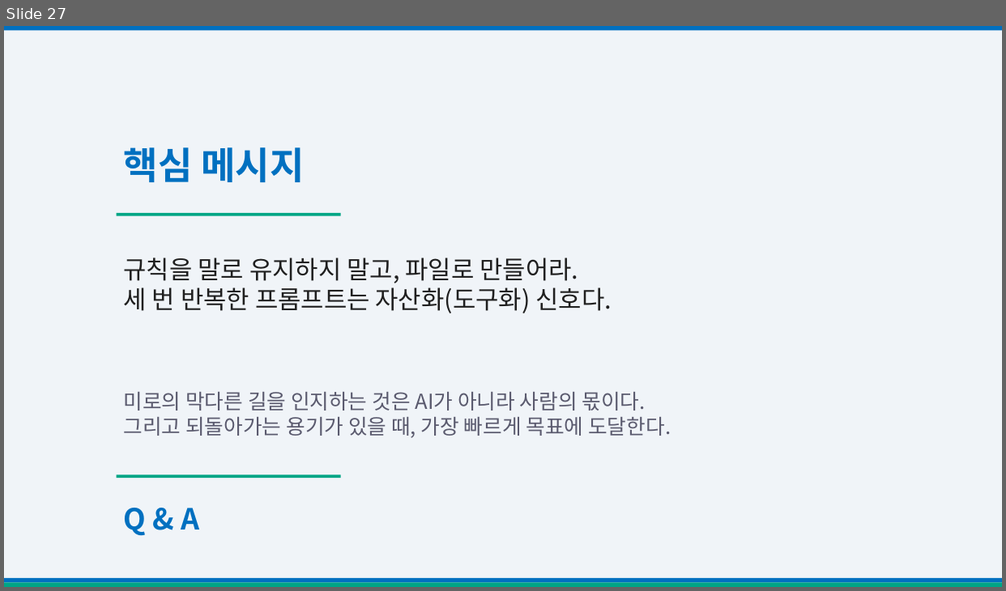
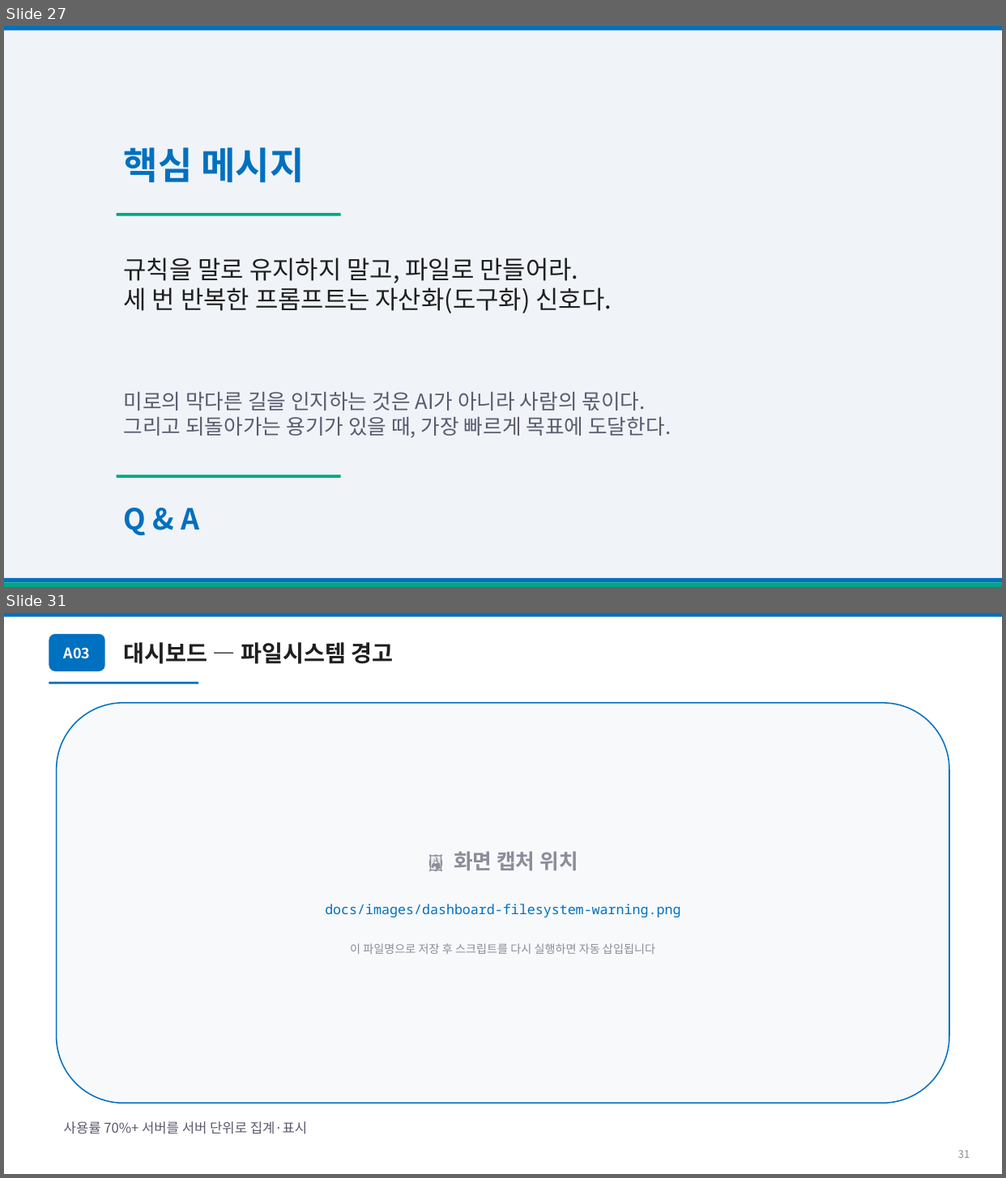
Before and after one commit to youngjaeseo-git/firstTest, a slide deck: docs/retrospective-presentation.pptx. Shown one above the other, each under a label of ours: slide 27 before the commit, slides 27 and 31 after it; the slides between them are not shown. The pictures are 1006x591 and 1006x1178 pixels, drawn with LibreOffice and Linux fonts; fonts in the diff are those of the drawing. Boxes give left, top, right and bottom in pixels: in the first picture for what was removed or moved away, otherwise in the second. Text is boxed around its words. In the diff, an @@ line names an element or a change of style, - is before the commit and + after.

```diff
--- a/docs/retrospective-presentation.pptx
+++ b/docs/retrospective-presentation.pptx
@@ slide 31 added at (4, 613, 1002, 1174), background #FFFFFF @@
@@ rectangle added at (4, 613, 1002, 617), fill #0070C0 @@
@@ rounded rectangle added at (49, 634, 105, 671), fill #0070C0, 14 pt, text #FFFFFF, bold @@
+A03
@@ text added at (124, 642, 393, 664), 22 pt, text #1F1F1F, bold @@
+대시보드 — 파일시스템 경고
@@ rectangle added at (49, 682, 198, 684), fill #0070C0 @@
@@ rounded rectangle added at (57, 703, 949, 1103), fill #F8F9FB, outline #0070C0 1.2 pt @@
@@ text added at (454, 851, 577, 871), 20 pt, text #8C8C9A, bold @@
+🖼 화면 캡처 위치
@@ text added at (325, 904, 680, 918), 13 pt, text #0070C0 @@
+docs/images/dashboard-filesystem-warning.png
@@ text added at (350, 943, 655, 954), 11 pt, text #8C8C9A @@
+이 파일명으로 저장 후 스크립트를 다시 실행하면 자동 삽입됩니다
@@ text added at (64, 1122, 307, 1135), 13 pt, text #5A5A6E @@
+사용률 70%+ 서버를 서버 단위로 집계·표시
@@ text added at (958, 1150, 970, 1158), 10 pt, text #8C8C9A @@
+31
```
Also in this commit, not shown: 22 other slides added, 1 other file.
